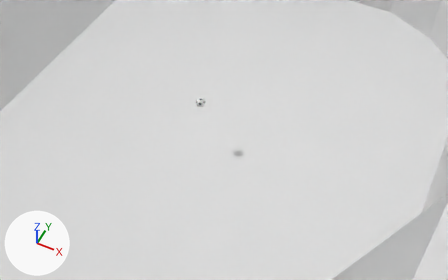
Two versions of the Blender file media/trunk/tracks/soccer_field/soccer_field.blend, one commit apart.
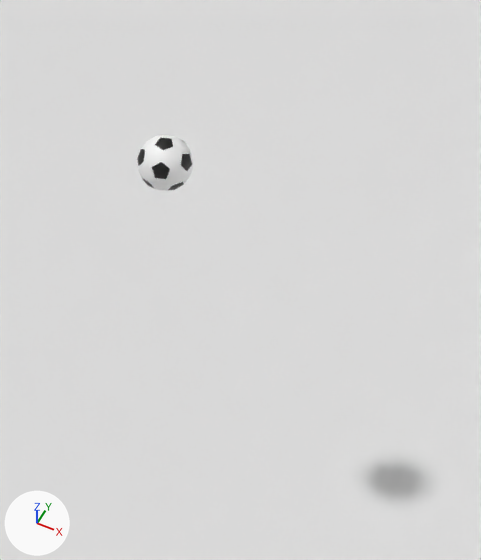
Old and new are each drawn from a 50 mm camera at (43.1, -76.1, 100.3) aimed at (5.5, -1.0, 6.4) and again close up on the part from 39% to 56% of the width and 27% to 59% of the height. Arrows for +X, +Y and +Z are at lower left; the lights stay in place. The older version's two pictures come first.

The first close-up shows 'ground.002', 'soccer_ball'.
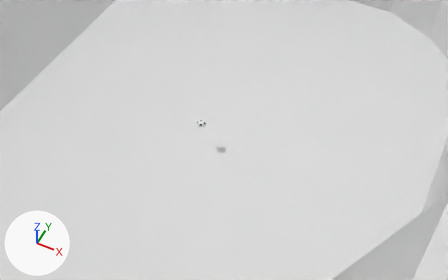
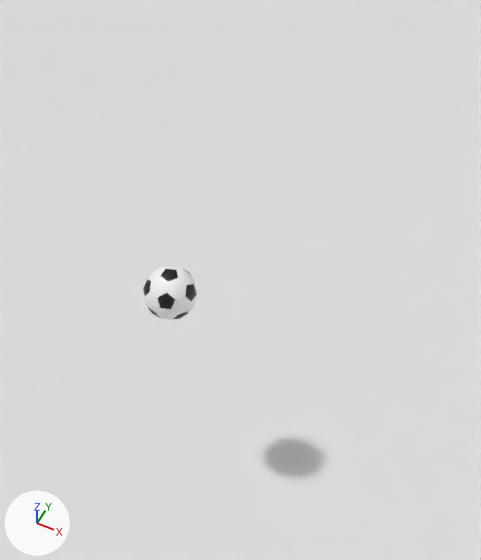
Location of each change, (x1, y1, x2, y2) in pixels of the close-ups (481 x 560 px):
```json
{"object": "soccer_ball", "change": "moved", "before": [137, 135, 194, 190], "after": [143, 266, 198, 320]}
```

Scene script edits in JSON lines:
```json
{"op": "set", "path": "ob_soccer_ball.location", "old": "(-0.47, 0.55, 13.04)", "new": "(-0.47, 0.55, 7.0)"}
```
